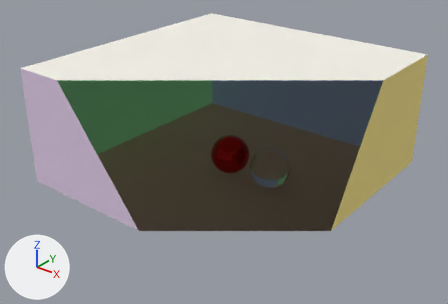
Two versions of the glTF model Scene/Test/Room_2Spheres.glb, one commit apart.
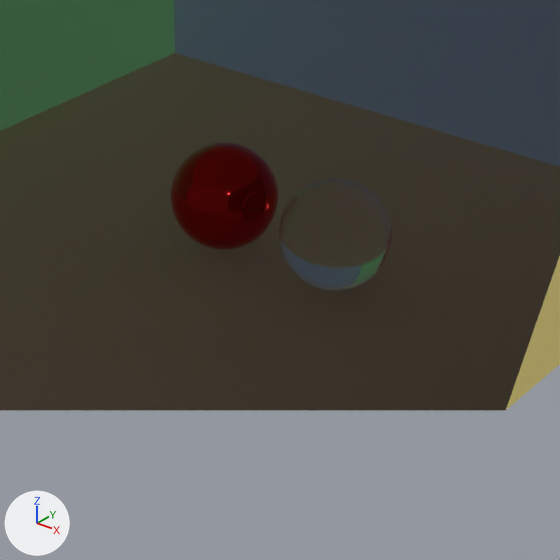
Old and new are each drawn whole from a 50 mm lens placed at (17.84, -22.81, 15.15), pointed at (0.21, -0.77, 1.49) and again close up on the part from 33% to 78% of the width and 28% to 94% of the height. Arrows for +X, +Y and +Z are at lower left; the lights stay in place. The first two pictures are the older version. Everything nearer to the camera than a plane just in front of the edit is cut away.

The first close-up shows 'Floor', 'Glass_Sphere', 'Metal_Sphere', 'Wall_Back', 'Wall_Left', 'Wall_Right'.
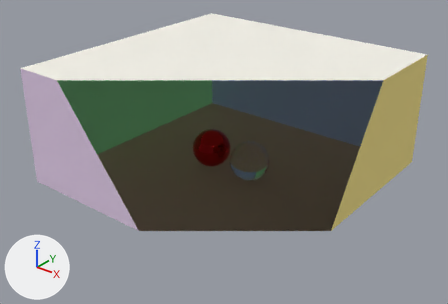
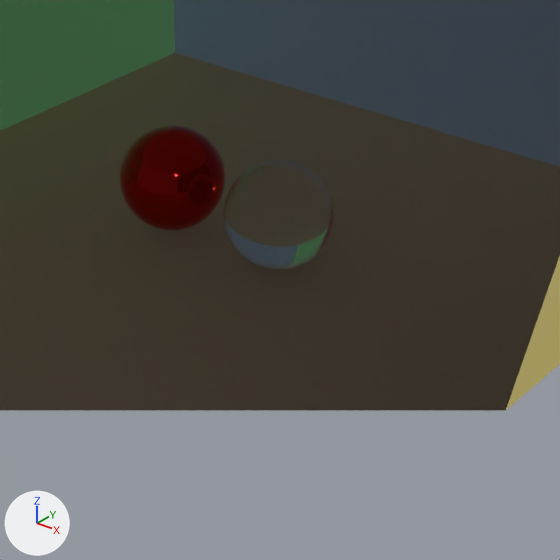
What the commit changed:
Object 'Glass_Sphere' (ob_glass_sphere) moves from (2.5, 0.0, 1.0) to (1.25, 0.0, 1.0).
Object 'Metal_Sphere' (ob_metal_sphere) moves from (0.0, 0.0, 1.0) to (-1.25, 0.0, 1.0).

Pixel boxes [x1, y1, x2, y2] of what changed, in the close-ups (560 x 560 px):
'Glass_Sphere', moved: before [279, 178, 392, 291]; after [223, 160, 334, 270]
'Metal_Sphere', moved: before [170, 142, 278, 250]; after [120, 125, 225, 231]
